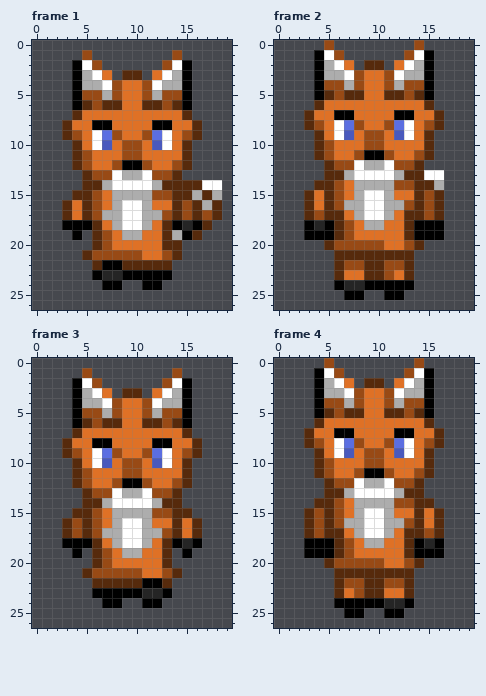
A pixel-art file gets an edit: Assets/Sprites/Player/Aseprite~/player-run-south.aseprite. Above is the file before it was changed.
20x27 pixels, 16 frames. Shown: frame 1, frame 2, frame 3, frame 4. The commit also changed other frames, which this record leaves out.
Now the later version:
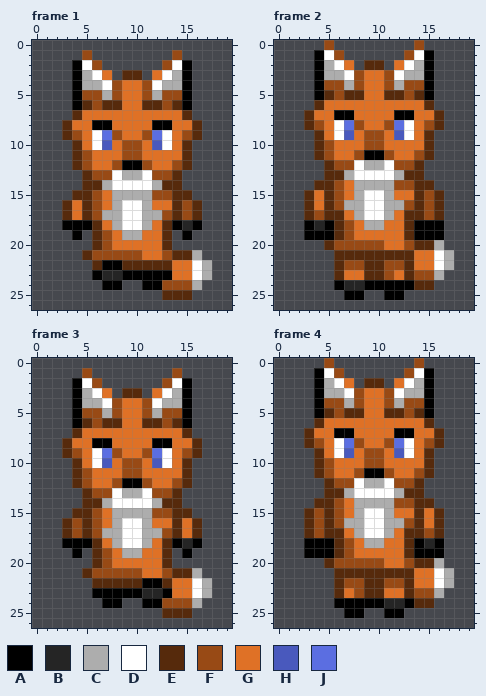
Palette (. is transparent): A #000000  B #252525  C #adadad  D #ffffff  E #562a0c  F #984a15  G #df7126  H #4959bd  J #5b6ee1
Difference:
{"where": "frame 1, layer \"Tail\""}
{"frame":1,"y":14,"x":15,"old":"EEDD","new":"...."}
{"frame":1,"y":15,"x":16,"old":"CEC","new":"..."}
{"frame":1,"y":16,"x":17,"old":"CE","new":".."}
{"frame":1,"y":17,"x":17,"old":"FE","new":".."}
{"frame":1,"y":18,"x":17,"old":"E","new":"."}
{"frame":1,"y":19,"x":14,"old":"C","new":"."}
{"frame":1,"y":19,"x":16,"old":"E","new":"."}
{"frame":1,"y":20,"x":14,"old":"E","new":"."}
{"frame":1,"y":21,"x":15,"old":"..","new":"EC"}
{"frame":1,"y":22,"x":14,"old":"....","new":"GGDC"}
{"frame":1,"y":23,"x":14,"old":"....","new":"GGDC"}
{"frame":1,"y":24,"x":13,"old":"....","new":"FFFC"}
{"frame":1,"y":25,"x":13,"old":"...","new":"EEE"}
{"where": "frame 2, layer \"Tail\""}
{"frame":2,"y":13,"x":15,"old":"DD","new":".."}
{"frame":2,"y":14,"x":16,"old":"C","new":"."}
{"frame":2,"y":20,"x":15,"old":"..","new":"EC"}
{"frame":2,"y":21,"x":14,"old":"....","new":"GGDC"}
{"frame":2,"y":22,"x":14,"old":"....","new":"GGDC"}
{"frame":2,"y":23,"x":14,"old":"...","new":"FFC"}
{"frame":2,"y":24,"x":14,"old":"..","new":"EE"}
{"where": "frame 3, layer \"Tail\""}
{"frame":3,"y":21,"x":15,"old":"..","new":"EC"}
{"frame":3,"y":22,"x":14,"old":"....","new":"GGDC"}
{"frame":3,"y":23,"x":14,"old":"....","new":"GGDC"}
{"frame":3,"y":24,"x":13,"old":"....","new":"FFFC"}
{"frame":3,"y":25,"x":13,"old":"...","new":"EEE"}
{"where": "frame 4, layer \"Tail\""}
{"frame":4,"y":20,"x":15,"old":"..","new":"EC"}
{"frame":4,"y":21,"x":14,"old":"....","new":"GGDC"}
{"frame":4,"y":22,"x":14,"old":"....","new":"GGDC"}
{"frame":4,"y":23,"x":14,"old":"...","new":"FFC"}
{"frame":4,"y":24,"x":14,"old":"..","new":"EE"}
{"label":"changed","picture_box":[162,180,222,300]}
{"label":"erased","picture_box":[424,170,444,190]}
{"label":"added","picture_box":[414,240,454,290]}
{"label":"added","picture_box":[162,568,212,618]}
{"label":"added","picture_box":[414,558,454,608]}
